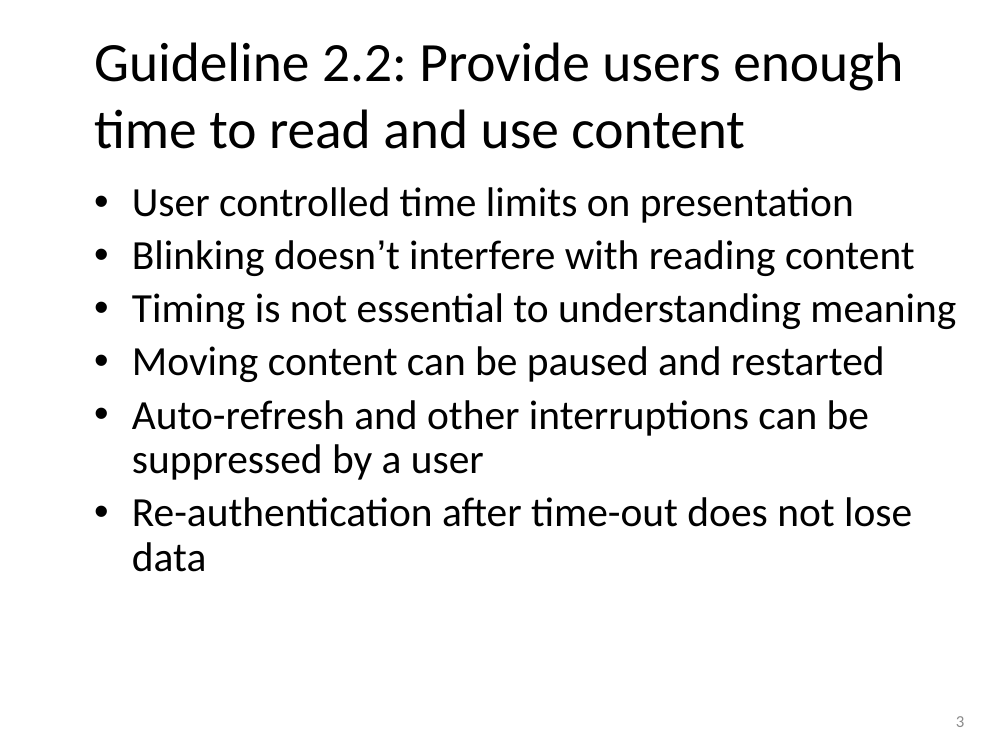
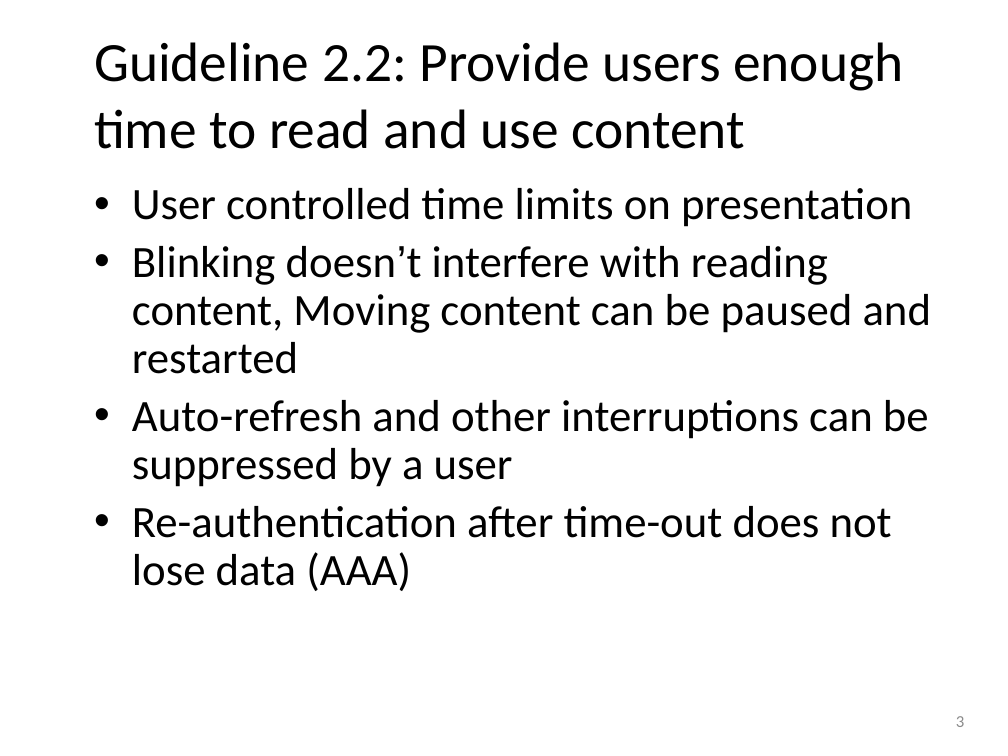
Before and after one commit to punchouty/accessibility, a slide deck: slide 3 of ppt/principle2.pptx. Drawn at 1008x756 pixels with LibreOffice and Linux fonts; fonts in the diff are those of the drawing; background and template pictures are left out. Boxes give left, top, right and bottom in pixels: in the first picture for what was removed or moved away, otherwise in the second. Text is boxed around its words. In the diff, an @@ line names an element or a change of style, - is before the commit and + after.

Commit message:
New files in guidelines added

```diff
--- a/ppt/principle2.pptx
+++ b/ppt/principle2.pptx
@@ text at <box>132,188,929,487</box>: size 29.6 to 32 pt in "User controlled time limits on presentation", "Auto-refresh and other interruptions can be suppressed ..." @@
@@ text at <box>132,246,932,374</box>: text changed; size 29.6 to 32 pt @@
-• Blinking doesn’t interfere with reading content
-• Timing is not essential to understanding meaning
-• Moving content can be paused and restarted
+• Blinking doesn’t interfere with reading content, Moving content can be paused and restarted
@@ text at <box>132,506,892,591</box>: text changed; size 29.6 to 32 pt @@
-• Re-authentication after time-out does not lose data
+• Re-authentication after time-out does not lose data (AAA)
```
Also in this commit, not shown: 5 other files.
